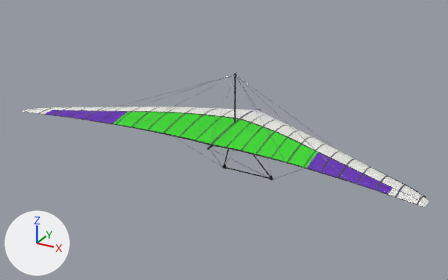
One commit to the glTF model assets/models/glider_trike_ixess15.glb: the scene before it, then after it.
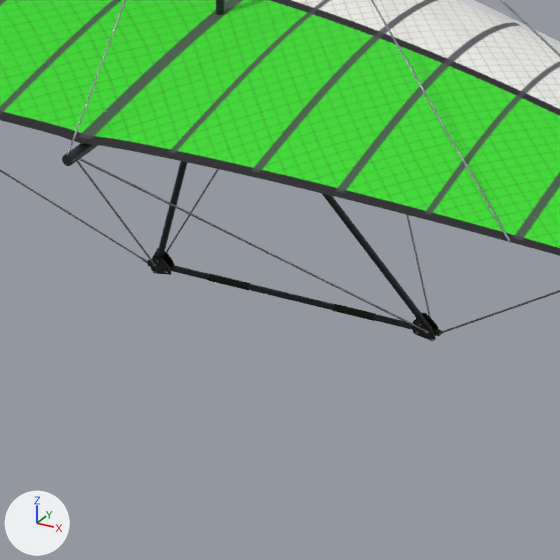
Each version appears first whole from a 50 mm lens placed at (6.54, -12.44, 5.93), pointed at (-0.08, -0.4, -0.09), and next in a close-up on the part from 44% to 66% of the width and 43% to 78% of the height. The axes (+X, +Y, +Z) are drawn at lower left. The lights are the same throughout. The last two pictures show the newer version. Vertices at exactly the same position are counted once.

The first close-up shows 'ControlFrame', 'Frame', 'Sail'.
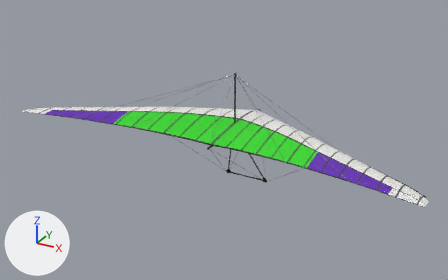
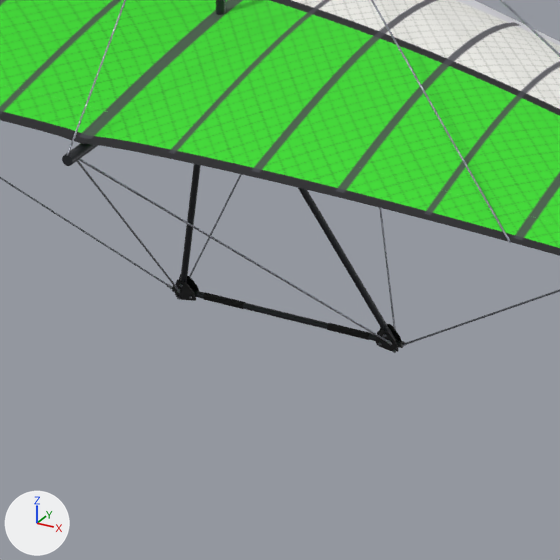
Changed parts and their boxes [x1, y1, x2, y2] in the close-ups (560 x 560 px; the box of a moved part takes in the faces that stretch with it):
'ControlFrame', reshaped
    before: [0, 158, 560, 341]
    after: [0, 159, 560, 353]
part 1 of me_controlframe, moved or reshaped
    before: [150, 255, 172, 275]
    after: [174, 279, 196, 301]
part 2 of me_controlframe, moved or reshaped
    before: [154, 249, 175, 265]
    after: [179, 274, 199, 291]
part 3 of me_controlframe, moved or reshaped
    before: [416, 313, 438, 329]
    after: [380, 324, 402, 341]
part 4 of me_controlframe, moved or reshaped
    before: [412, 319, 436, 340]
    after: [375, 330, 399, 352]
part 5 of me_controlframe, moved or reshaped
    before: [436, 329, 441, 336]
    after: [399, 341, 404, 348]
part 6 of me_controlframe, moved or reshaped
    before: [0, 158, 560, 336]
    after: [0, 159, 560, 348]

The change, as a diff of the scene's bpy script:
```diff
--- a/assets/models/glider_trike_ixess15.glb.py
+++ b/assets/models/glider_trike_ixess15.glb.py
@@ me_controlframe @@
 # used by ob_controlframe; location = (0.0, 0.0, 0.0)
-me_controlframe.from_pydata(...)  # 1912 vertices, 3516 faces; spans x -2.9..2.9, y -1.27..1.28, z -1.5..0.19
+me_controlframe.from_pydata(...)  # 1912 vertices, 3516 faces; spans x -2.9..2.9, y -1.27..1.28, z -1.58..0.19
+# me_controlframe part 1: the loose piece of 42 vertices spanning x -0.74..-0.63, y 0.67..0.73, z -1.5..-1.37 is moved by (0.16, -0.05, -0.07)
+# me_controlframe part 2: the loose piece of 42 vertices spanning x -0.74..-0.63, y 0.7..0.77, z -1.48..-1.35 is moved by (0.16, -0.05, -0.08)
+# me_controlframe part 3: the loose piece of 42 vertices spanning x 0.63..0.74, y 0.7..0.77, z -1.48..-1.35 is moved by (-0.16, -0.05, -0.08)
+# me_controlframe part 4: the loose piece of 42 vertices spanning x 0.63..0.74, y 0.67..0.73, z -1.5..-1.37 is moved by (-0.16, -0.05, -0.07)
+# me_controlframe part 5: the loose piece of 24 vertices spanning x 0.75..0.76, y 0.71..0.75, z -1.47..-1.44 is moved by (-0.16, -0.05, -0.08)
+# me_controlframe part 6: 764 of 1912 vertices moved; they spanned x -0.78..0.78, y 0.68..0.77, z -1.48..-1.41 and now span x -0.63..0.63, y 0.63..0.72, z -1.56..-1.48; mean shift (0.0, -0.05, -0.08); largest move (-0.72, 0.74, -1.48) -> (-0.56, 0.69, -1.56)
+# other edits to the shape of me_controlframe do not show in these pictures
 me_controlframe.materials.append(mat_fitting)
```
